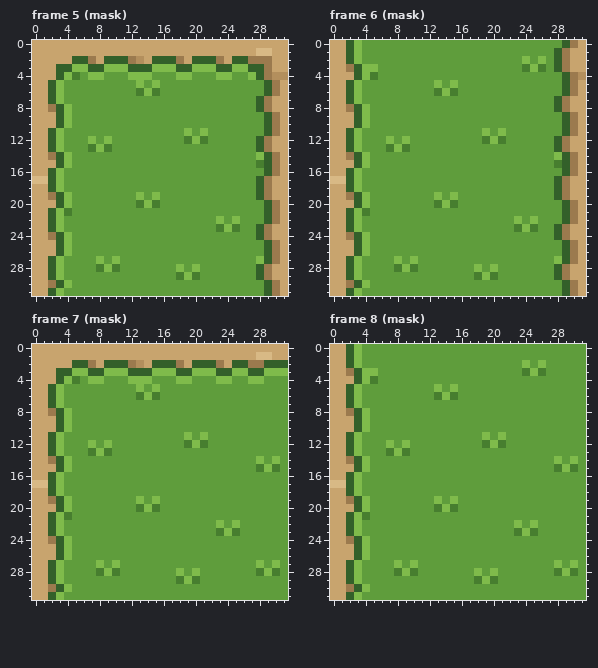
One commit to this pixel-art file: Assets/Sprites/Terrain/grass.aseprite. The picture above is the old version.
32x32 pixels, 16 frames. Shown: frame 5 (mask), frame 6 (mask), frame 7 (mask), frame 8 (mask). The commit also changed other frames, which this record leaves out.
After:
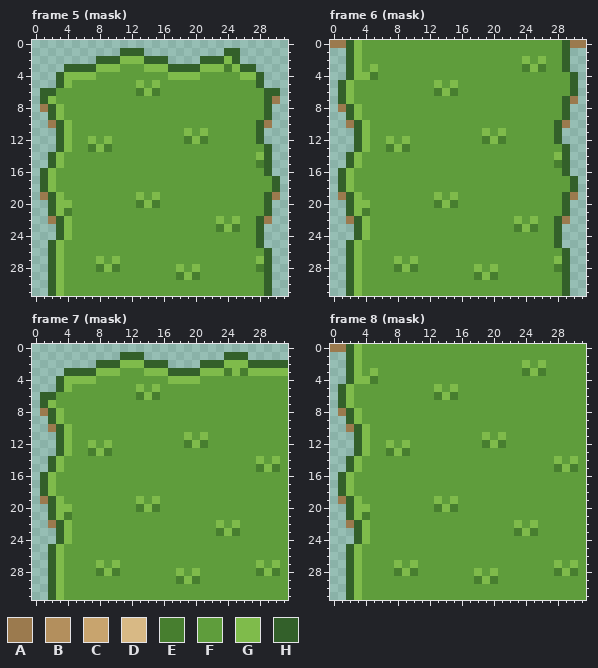
Palette (. is transparent): A #9b7a4e  B #b38f5d  C #c8a46e  D #d8b985  E #477e2f  F #5f9d3c  G #7fbb4b  H #33602a
Change:
Changed rows in their new state; - is an unchanged pixel.
Frame 5 (mask):
first column x 0:
 0 ................................
 1 ...........HHH..........HH......
 2 ........H--GGGH--....--HG-......
 3 ....-HH-G--FFFG--H--H--GE-H-....
 4 ...--GG-F---FFF--G--G--FF-G--...
 5 ...HG-----------------------H...
 6 .H-F--------------------------H.
 7 .HGF------------------------FHA.
 8 .AHGF-----------------------FH..
 9 ..HGF-------------------------..
10 ..A-------------------------HA..
11 ...HG-----------------------H...
12 ...HG------------------------...
13 ...HG-----------------------FH..
14 ..HGF-------------------------..
15 ..HGF-------------------------..
16 .HGF--------------------------..
17 .HGF------------------------FFH.
18 .HGF------------------------FFH.
19 .AHGF-----------------------FHA.
20 ..HG--------------------------..
21 ..----------------------------..
22 ..AHG-----------------------HA..
23 ...HG------------------------...
24 ...--------------------------...
25 ..HGF-----------------------H...
26 ..HGF-------------------------..
27 ..----------------------------..
28 ..--------------------------EH..
29 ..--------------------------FH..
30 ..HGF-------------------------..
31 ..----------------------------..
Frame 6 (mask):
first column x 0:
 0 AA-----------------------------A
 1 ..--------------------------FH..
 2 ..--------------------------FH..
 3 ..HGF-----------------------FH..
 4 ..HG-------------------------FH.
 5 .HGF-------------------------FH.
 6 .HGF-------------------------FH.
 7 .HGF------------------------FHA.
 8 .AHGF-----------------------FH..
 9 ..HGF-------------------------..
10 ..A-------------------------HA..
11 ...HG-----------------------H...
12 ...HG------------------------...
13 ...HG-----------------------FH..
14 ..HGF-------------------------..
15 ..HGF-------------------------..
16 .HGF--------------------------..
17 .HGF------------------------FFH.
18 .HGF------------------------FFH.
19 .AHGF-----------------------FHA.
20 ..HG--------------------------..
21 ..----------------------------..
22 ..AHG-----------------------HA..
23 ...HG------------------------...
24 ...--------------------------...
25 ..HGF-----------------------H...
26 ..HGF-------------------------..
27 ..----------------------------..
28 ..--------------------------EH..
29 ..--------------------------FH..
30 ..HGF-------------------------..
31 ..----------------------------..
Frame 7 (mask):
first column x 0:
 0 ................................
 1 ...........HHH..........HHH.....
 2 ........H--GGGH--....--HGGGHH---
 3 ....-HH-G--FFFG--H--H--GE-EGG---
 4 ...--GG-F---FFF--G--G--FF--FF---
 5 ...HG---------------------------
 6 .H-F----------------------------
 7 .HGF----------------------------
 8 .AHGF---------------------------
 9 ..HGF---------------------------
10 ..A-----------------------------
11 ...HG---------------------------
12 ...HG---------------------------
13 ...HG---------------------------
14 ..HGF---------------------------
15 ..HGF---------------------------
16 .HGF----------------------------
17 .HGF----------------------------
18 .HGF----------------------------
19 .AHGF---------------------------
20 ..HG----------------------------
21 ..------------------------------
22 ..AHG---------------------------
23 ...HG---------------------------
24 ...-----------------------------
25 ..HGF---------------------------
26 ..HGF---------------------------
27 ..------------------------------
28 ..------------------------------
29 ..------------------------------
30 ..HGF---------------------------
31 ..------------------------------
Frame 8 (mask):
first column x 0:
 0 AA---
 1 ..---
 2 ..---
 3 ..HGF
 4 ..HG-
 5 .HGF-
 6 .HGF-
 7 .HGF-
 8 .AHGF
 9 ..HGF
10 ..A--
11 ...HG
12 ...HG
13 ...HG
14 ..HGF
15 ..HGF
16 .HGF-
17 .HGF-
18 .HGF-
19 .AHGF
20 ..HG-
21 ..---
22 ..AHG
23 ...HG
24 ...--
25 ..HGF
26 ..HGF
27 ..---
28 ..---
29 ..---
30 ..HGF
31 ..---
